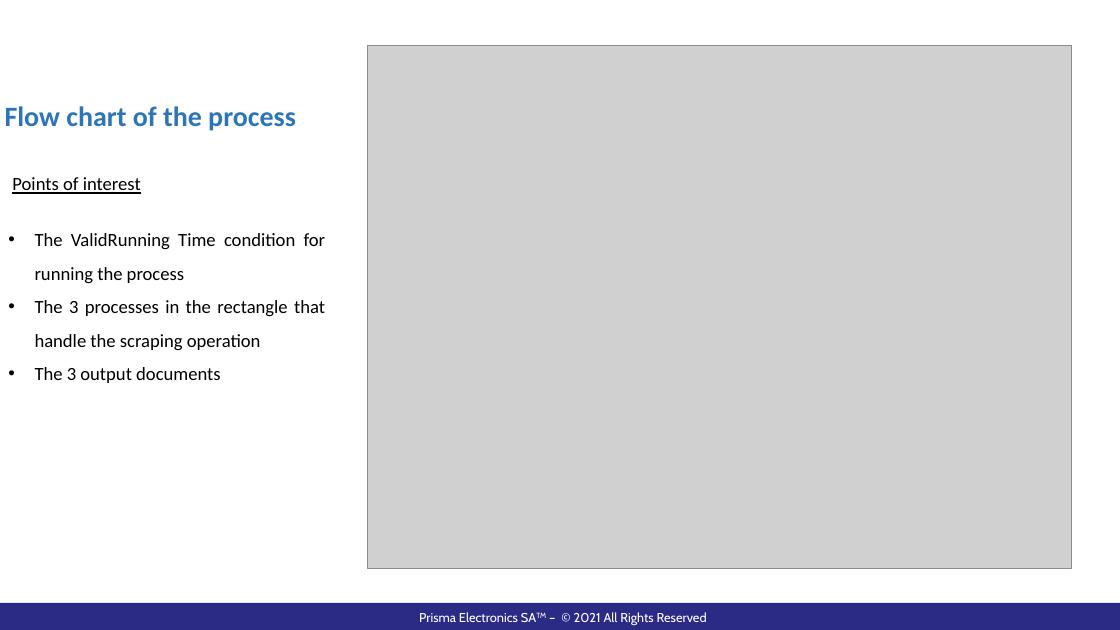
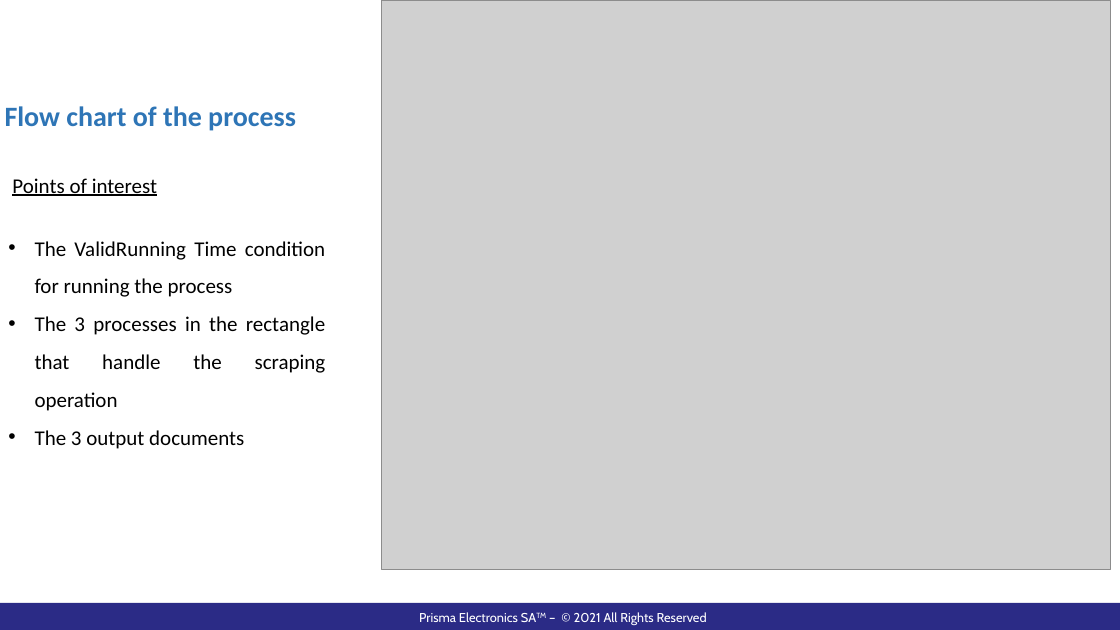
Before and after one commit to pazo0z0o/WorkRelatedLearning, a slide deck: slide 9 of ShipBunkerWindowsService/Documentation/WebScraperPresentation.pptx. Drawn at 1120x630 pixels with LibreOffice and Linux fonts; fonts in the diff are those of the drawing; grey boxes stand for pictures; background and template pictures are left out. Boxes give left, top, right and bottom in pixels: in the first picture for what was removed or moved away, otherwise in the second. Text is boxed around its words. In the diff, an @@ line names an element or a change of style, - is before the commit and + after.

Commit message:
changes in the flowchart and PowerPoint

```diff
--- a/ShipBunkerWindowsService/Documentation/WebScraperPresentation.pptx
+++ b/ShipBunkerWindowsService/Documentation/WebScraperPresentation.pptx
@@ picture resized from (x1=368, y1=46, x2=1072, y2=569) to (x1=382, y1=0, x2=1112, y2=570) @@
@@ text "Points of interest" at (x1=12, y1=178, x2=326, y2=449): size 16 to 18 pt @@
```
Also in this commit, not shown: 8 other slides changed, 2 other files.
